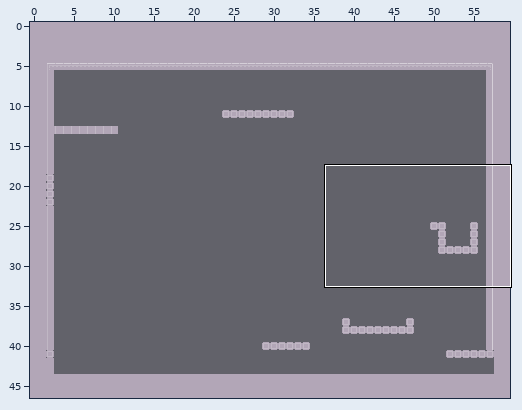
Tiled map, stored at assets/maps/map_level3.tmx. The first picture is a wide view before the edit; the outline marks the close-up.
Close-up. Old version:
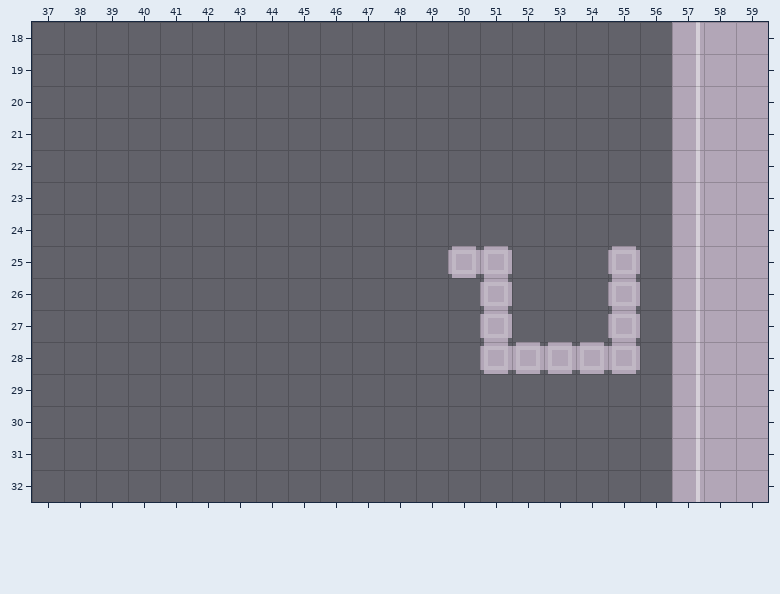
Cells are 8x8 px. Shown: x 37..59, y 18..32. The commit also changed other parts of the map, which this record leaves out.
The result:
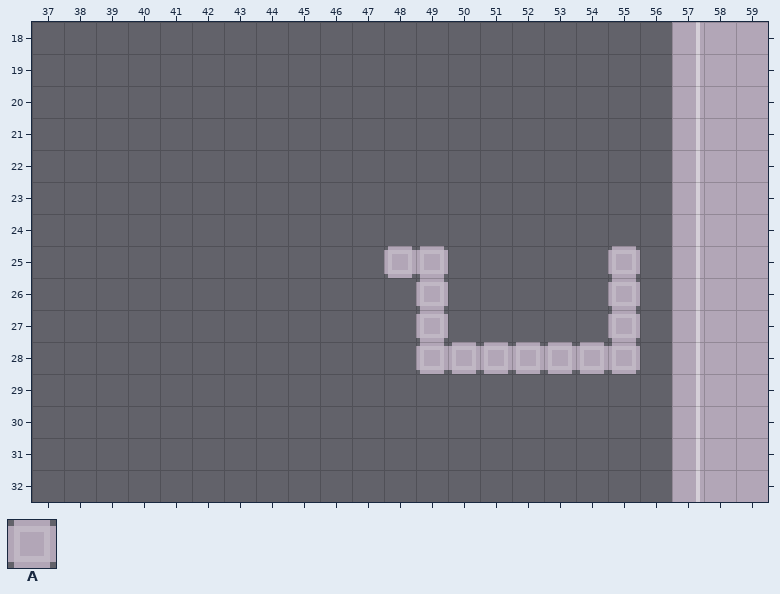
Key: from "tiles": A 0.
_ is an empty cell, . an unchanged one.
The exact change:
--- layer "main"
@@ x 48..51 @@
-25 __AA
-26 ._.A
-27 ._.A
-28 .__.
+25 AA__
+26 .A._
+27 .A._
+28 .AA.
